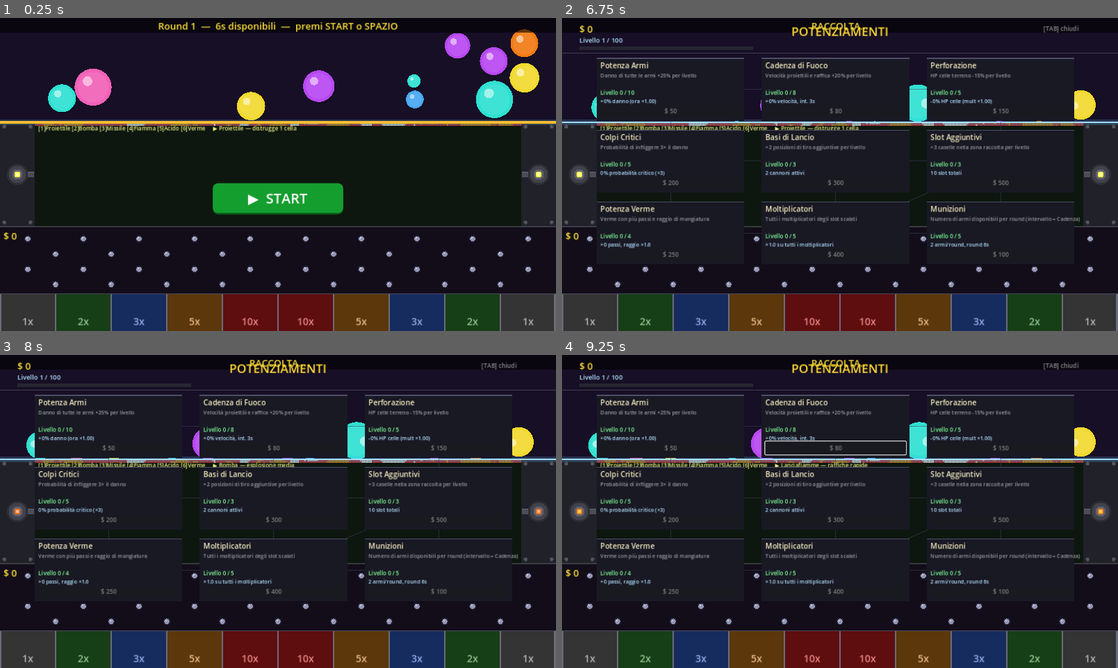
Above: before the commit, frames 1-4 (two rows, left to right).
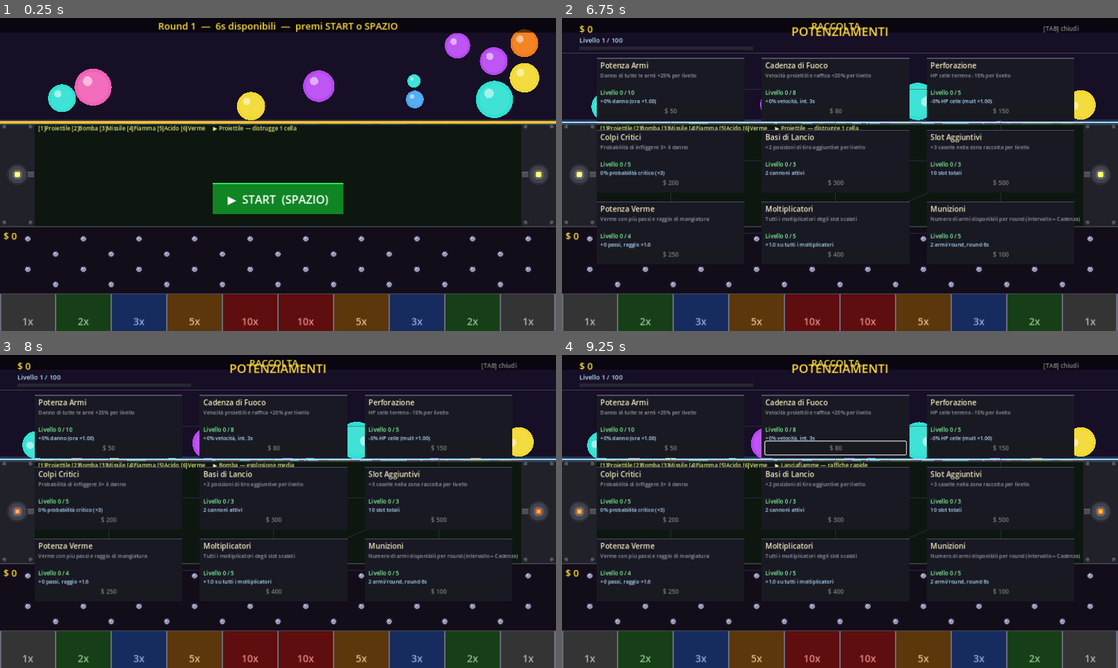
Above: after the commit, the same moments.

Repository: tanapox/TravelCalculator
Game: Godot game, scene res://scenes/Main.tscn
Two runs of this game, one before a commit and one after it. Both use one fixed random seed, a clock stepped at 60 frames per second and the inputs below.
Inputs (mouse positions are in pixels of both pictures, inside the frame that each line leads up to):
- Up to frame 1 (0.25 s): no input
- Up to frame 2 (6.75 s): click (840, 199) at 0.5 s, where only the run before the commit has a clickable "▶ START"; tap Enter at 1.25 s; move the mouse to (962, 158) at 1.27 s; tap 1 at 1.35, 6.6 s; click (962, 158) at 1.42 s; tap Space at 1.52, 2.27, 3.77, 4.52, 5.27, 6.5 s; move the mouse to (728, 190) at 2.02 s; tap 2 at 2.1 s; click (728, 190) at 2.17 s; move the mouse to (895, 105) at 2.77 s; tap 3 at 2.85 s; click (895, 105) at 2.92 s; move the mouse to (812, 237) at 3.52 s; tap 4 at 3.6 s; click (812, 237) at 3.67 s; move the mouse to (1006, 221) at 4.27 s; tap 5 at 4.35 s; click (1006, 221) at 4.42 s; move the mouse to (673, 127) at 5.02 s; tap 6 at 5.1 s; click (673, 127) at 5.17 s; move the mouse to (867, 174) at 5.77 s; tap Tab at 5.85 s; click (867, 174) at 5.92 s; move the mouse to (756, 96) at 6.52 s; click (756, 96) at 6.67 s
- Up to frame 3 (8 s): tap Space at 6.77, 7.52 s; move the mouse to (400, 495) at 7.27 s; tap 2 at 7.35 s; click (400, 495) at 7.42 s
- Up to frame 4 (9.25 s): move the mouse to (728, 527) at 8.02 s; tap 3 at 8.1 s; click (728, 527) at 8.17 s; tap Space at 8.27 s; move the mouse to (895, 442) at 8.77 s; tap 4 at 8.85 s; click (895, 442) at 8.92 s

The runs differ from the first frame. In frame 1, 2.9% of the frame differs, in the area x 6-94%, y 33-63%; in frame 2, 0.6%; in frame 3, 0.7%; in frame 4, 0.6%.

Commit message:
Fix START button, auto-start timer, terrain row count
- Replace Button with Control+ColorRect+Label to avoid Godot theme
  issues (StyleBoxFlat.set_corner_radius_all crash) and Button
  auto-focus triggering SPACE/ENTER without user intent.
- Click detection moved to _input() via Rect2.has_point(); SPACE
  shortcut kept separately. Timer can no longer auto-start.
- active_rows: mini(_round * 2, ROWS) -> mini(_round, ROWS) so
  round 1 shows exactly 1 row (4px with CELL=4).

Co-Authored-By: Claude Sonnet 4.6 <noreply@anthropic.com>
Claude-Session: https://claude.ai/code/session_01QzGJouKABdY15psrR5EvZo

Diff:
--- a/scripts/Main.gd
+++ b/scripts/Main.gd
@@ -57,7 +57,7 @@
 var _hud_shots:    Label
 var _hud_weapon:   Label
 var _hud_flash:    Label
-var _hud_start:    Button
+var _hud_start:    Control
 
 # ── Init ──────────────────────────────────────────────────────────────────────
 
@@ -187,35 +187,32 @@
 	_hud_flash.visible = false
 	_hud.add_child(_hud_flash)
 
-	# Pulsante START (centro schermo, visibile solo in fase WAITING)
-	_hud_start = Button.new()
-	_hud_start.text     = "▶  START"
+	# Pulsante START — Control puro per evitare problemi di tema di Godot
+	# Click rilevato manualmente in _input(). SPAZIO funziona come scorciatoia.
+	_hud_start = Control.new()
+	_hud_start.position = Vector2(490.0, 380.0)
 	_hud_start.size     = Vector2(300.0, 72.0)
-	_hud_start.position = Vector2(490.0, 380.0)
-	_hud_start.add_theme_font_size_override("font_size", 32)
 	_hud_start.visible  = false
-	_hud_start.pressed.connect(_begin_shooting)
-
-	var _sb_n := StyleBoxFlat.new()
-	_sb_n.bg_color = Color(0.08, 0.62, 0.18)
-	_sb_n.set_corner_radius_all(12)
-	_sb_n.border_width_bottom = 4
-	_sb_n.border_color = Color(0.04, 0.38, 0.10)
-
-	var _sb_h := StyleBoxFlat.new()
-	_sb_h.bg_color = Color(0.12, 0.82, 0.26)
-	_sb_h.set_corner_radius_all(12)
-
-	var _sb_p := StyleBoxFlat.new()
-	_sb_p.bg_color = Color(0.05, 0.46, 0.13)
-	_sb_p.set_corner_radius_all(12)
-
-	_hud_start.add_theme_stylebox_override("normal",  _sb_n)
-	_hud_start.add_theme_stylebox_override("hover",   _sb_h)
-	_hud_start.add_theme_stylebox_override("pressed", _sb_p)
-	_hud_start.add_theme_color_override("font_color",         Color(1.0, 1.0, 1.0))
-	_hud_start.add_theme_color_override("font_hover_color",   Color(1.0, 1.0, 0.9))
-	_hud_start.add_theme_color_override("font_pressed_color", Color(0.85, 1.0, 0.85))
+
+	var _start_bg := ColorRect.new()          # sfondo verde
+	_start_bg.size  = Vector2(300.0, 72.0)
+	_start_bg.color = Color(0.06, 0.52, 0.14)
+	_hud_start.add_child(_start_bg)
+
+	var _start_top := ColorRect.new()         # bordo superiore chiaro
+	_start_top.size  = Vector2(300.0, 3.0)
+	_start_top.color = Color(0.18, 0.90, 0.32)
+	_hud_start.add_child(_start_top)
+
+	var _start_lbl := Label.new()             # testo bianco
+	_start_lbl.position = Vector2(0.0, 18.0)
+	_start_lbl.size     = Vector2(300.0, 40.0)
+	_start_lbl.text     = "▶  START  (SPAZIO)"
+	_start_lbl.horizontal_alignment = HORIZONTAL_ALIGNMENT_CENTER
+	_start_lbl.add_theme_font_size_override("font_size", 26)
+	_start_lbl.add_theme_color_override("font_color", Color(1.0, 1.0, 1.0))
+	_hud_start.add_child(_start_lbl)
+
 	_hud.add_child(_hud_start)
 
 # ── Sbarra ────────────────────────────────────────────────────────────────────
@@ -284,7 +281,7 @@
 	_round += 1
 
 	_clear_balls()
-	_terrain.set_active_rows(mini(_round * 2, DestructibleArea.ROWS))
+	_terrain.set_active_rows(mini(_round, DestructibleArea.ROWS))
 	_terrain.reinit()
 	_spawn_balls()
 	_create_barrier()
@@ -338,6 +335,13 @@
 # ── Input ─────────────────────────────────────────────────────────────────────
 
 func _input(event: InputEvent) -> void:
+	if event is InputEventMouseButton and event.button_index == MOUSE_BUTTON_LEFT \
+			and event.pressed and _phase == Phase.WAITING:
+		var pos: Vector2 = (event as InputEventMouse).position
+		if Rect2(490.0, 380.0, 300.0, 72.0).has_point(pos):
+			_begin_shooting()
+			return
+
 	if event is InputEventKey and event.pressed and not event.echo:
 		if event.keycode == KEY_ESCAPE:
 			get_tree().quit()
